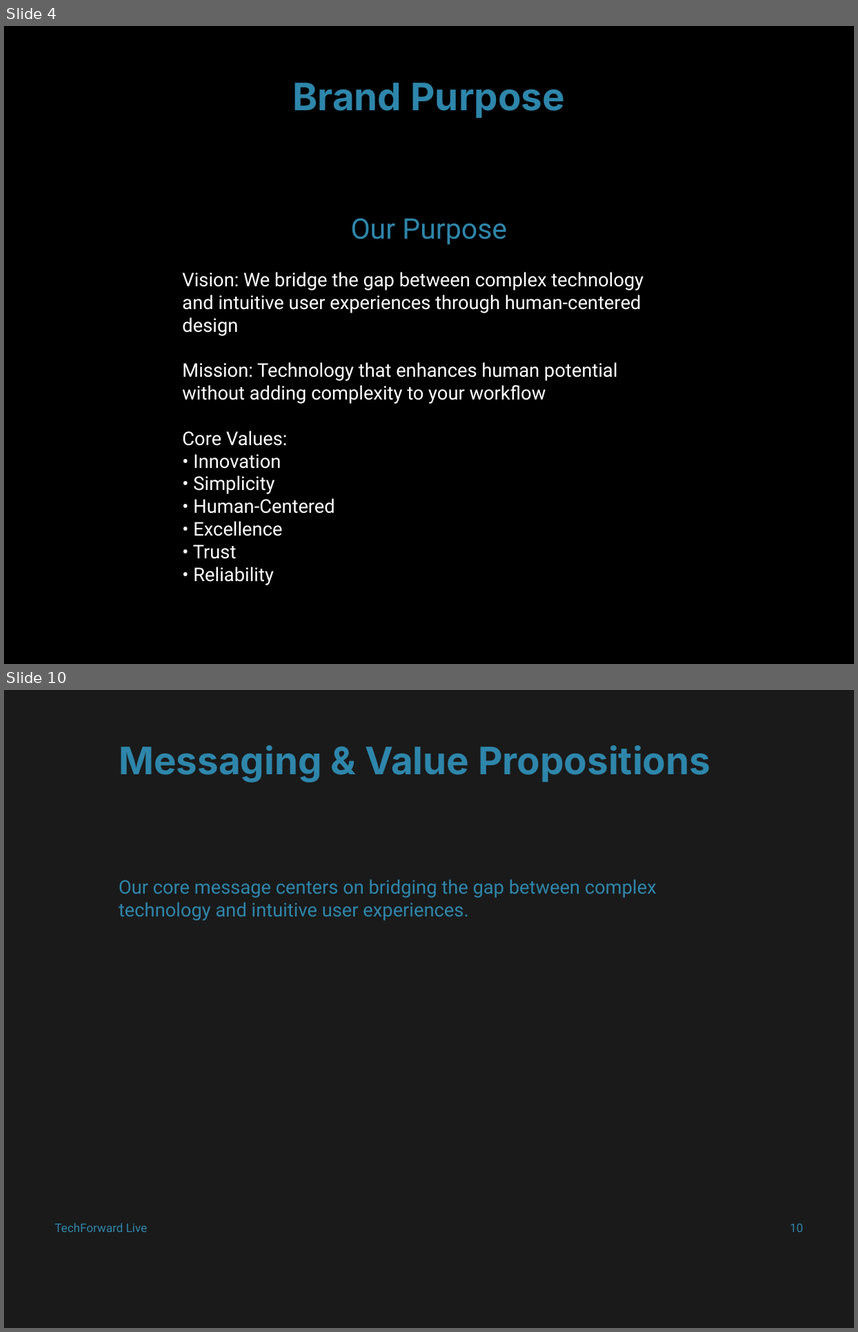
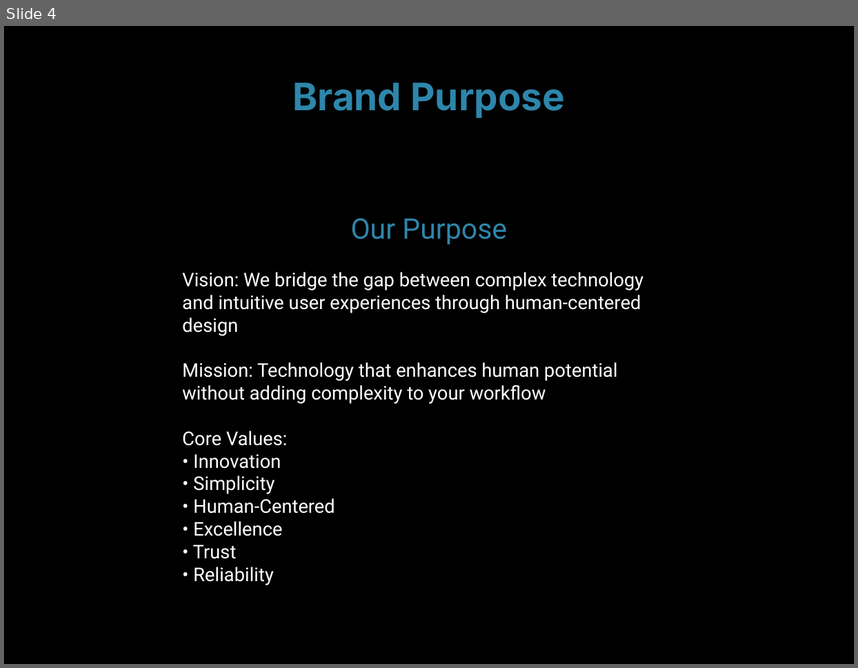
Before and after one commit to md-anas-sabah/brand_book_generator_crewai, a slide deck: output/techforward_live/techforward_live_enhanced_brand_book.pptx. Shown one above the other, each under a label of ours: slides 4 and 10 before the commit, slide 4 after it; the slides between them are not shown. The pictures are 858x1332 and 858x668 pixels, drawn with LibreOffice and Linux fonts; fonts in the diff are those of the drawing. Boxes give left, top, right and bottom in pixels: in the first picture for what was removed or moved away, otherwise in the second. Text is boxed around its words. In the diff, an @@ line names an element or a change of style, - is before the commit and + after.

```diff
--- a/output/techforward_live/techforward_live_enhanced_brand_book.pptx
+++ b/output/techforward_live/techforward_live_enhanced_brand_book.pptx
@@ slide 10 removed at (x1=4, y1=690, x2=854, y2=1328), background #FFFFFF @@
@@ rectangle removed at (x1=4, y1=690, x2=854, y2=1328) @@
@@ text removed at (x1=119, y1=745, x2=711, y2=782) @@
-Messaging & Value Propositions
@@ text removed at (x1=119, y1=879, x2=657, y2=920) @@
-Our core message centers on bridging the gap between complex technology and intuitive user experiences.
@@ text removed at (x1=55, y1=1223, x2=148, y2=1232) @@
-TechForward Live
@@ text removed at (x1=790, y1=1223, x2=803, y2=1232) @@
-10
```
Also in this commit, not shown: 5 slides changed, 5 other slides removed, 1 other file.
